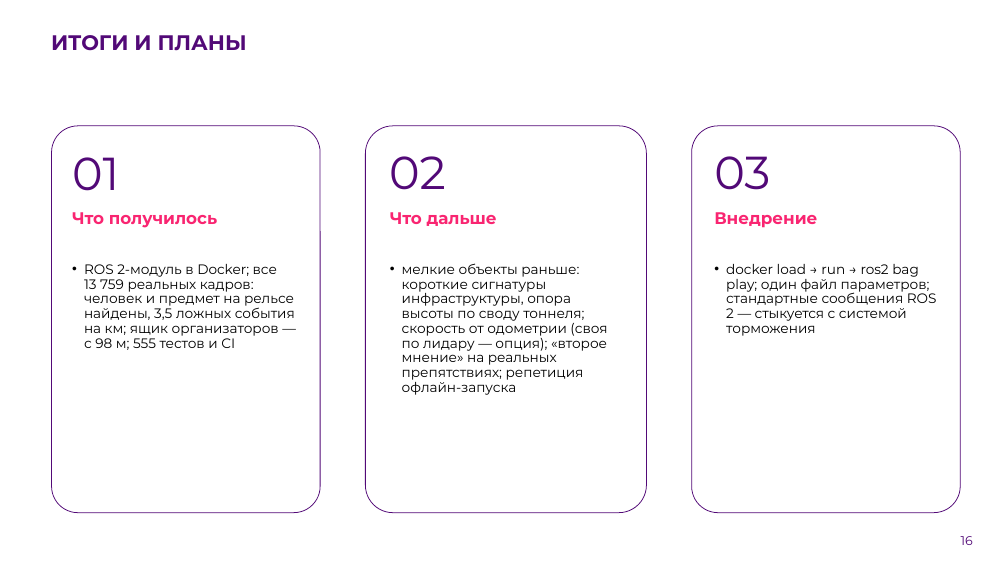
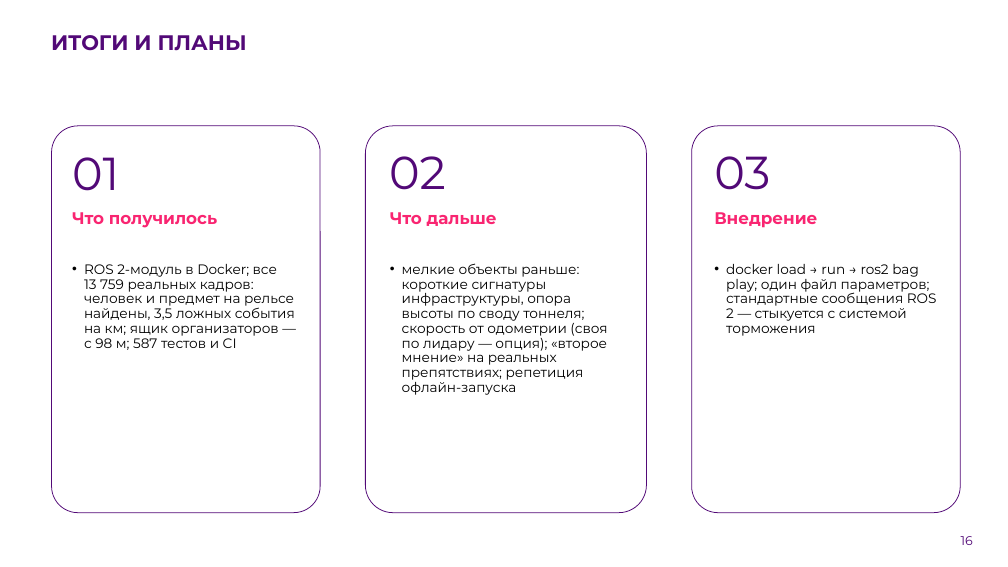
Before and after one commit to pmixay/ReSense, a slide deck: slide 16 of docs/presentation/ReSense_LCT2026.pptx. Drawn at 1008x567 pixels with LibreOffice and Linux fonts; fonts in the diff are those of the drawing; background and template pictures are left out. Boxes give left, top, right and bottom in pixels: in the first picture for what was removed or moved away, otherwise in the second. Text is boxed around its words. In the diff, an @@ line names an element or a change of style, - is before the commit and + after.

```diff
--- a/docs/presentation/ReSense_LCT2026.pptx
+++ b/docs/presentation/ReSense_LCT2026.pptx
@@ text at (x1=84, y1=264, x2=295, y2=350): text changed @@
-• ROS 2-модуль в Docker; все 13 759 реальных кадров: человек и предмет на рельсе найдены, 3,5 ложных события на км; ящик организаторов — с 98 м; 555 тестов и CI
+• ROS 2-модуль в Docker; все 13 759 реальных кадров: человек и предмет на рельсе найдены, 3,5 ложных события на км; ящик организаторов — с 98 м; 587 тестов и CI
```
Also in this commit, not shown: 4 other slides changed, 55 other files.
